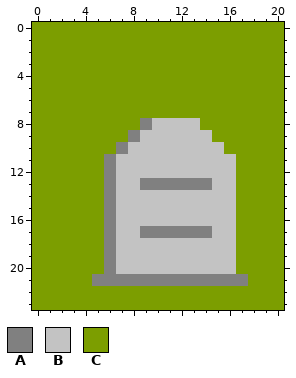
Two states of a pixel-art sprite, src/resource/hero-mort.png. The first picture shows the starting point.
The file is 21x24 pixels. Colours within 5 levels of each other are drawn and written as one.
Palette (. is transparent): A #808080  B #c3c3c3  C #7c9e00
Pixels before, first column x 0:
 0 CCCCCCCCCCCCCCCCCCCCC
 1 CCCCCCCCCCCCCCCCCCCCC
 2 CCCCCCCCCCCCCCCCCCCCC
 3 CCCCCCCCCCCCCCCCCCCCC
 4 CCCCCCCCCCCCCCCCCCCCC
 5 CCCCCCCCCCCCCCCCCCCCC
 6 CCCCCCCCCCCCCCCCCCCCC
 7 CCCCCCCCCCCCCCCCCCCCC
 8 CCCCCCCCCABBBBCCCCCCC
 9 CCCCCCCCABBBBBBCCCCCC
10 CCCCCCCABBBBBBBBCCCCC
11 CCCCCCABBBBBBBBBBCCCC
12 CCCCCCABBBBBBBBBBCCCC
13 CCCCCCABBAAAAAABBCCCC
14 CCCCCCABBBBBBBBBBCCCC
15 CCCCCCABBBBBBBBBBCCCC
16 CCCCCCABBBBBBBBBBCCCC
17 CCCCCCABBAAAAAABBCCCC
18 CCCCCCABBBBBBBBBBCCCC
19 CCCCCCABBBBBBBBBBCCCC
20 CCCCCCABBBBBBBBBBCCCC
21 CCCCCAAAAAAAAAAAAACCC
22 CCCCCCCCCCCCCCCCCCCCC
23 CCCCCCCCCCCCCCCCCCCCC
Once edited:
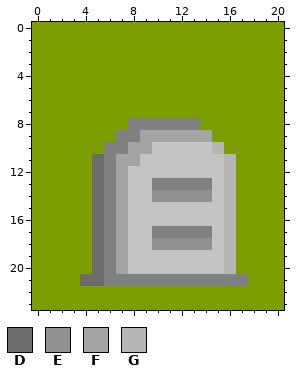
Colours new in this view: D #6d6d6d  E #929292  F #a4a4a4  G #b6b6b6
Changes in this commit:
Changed rows in their new state; - is an unchanged pixel.
first column x 4:
 8 ----A-AAAA---
 9 ---A-FFFFFF--
10 --A-FF-----G-
11 -D-FF-------G
12 -D-F--------G
13 -D-F-B------G
14 -D-F--EEEEE-G
15 -D-F--------G
16 -D-F--------G
17 -D-F-B------G
18 -D-F--EEEEE-G
19 -D-F--------G
20 -D-F--------G
21 DD-----------
Boxes around the changes in both pictures, in picture pixels (x1, y1, x2, y2):
changed: (80, 118, 236, 286)
